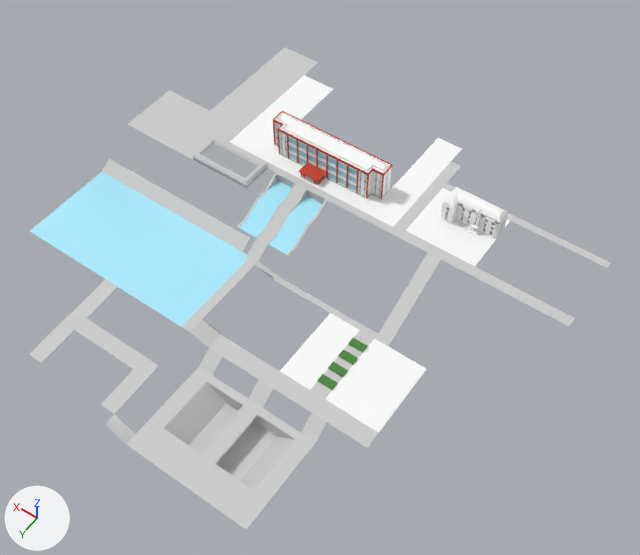
The FBX model Assets/Models/map.fbx: old version first, new version second.
The view is the same before and after, from a camera (50 mm lens) standing at (-55397.0, 73644.0, 95618.0) and looking at (-10259.0, 10452.0, -3684.0). Lighting does not change. The marker at lower left points along +X, +Y and +Z. Where no turn or scale is listed for an object, it has been applied to the vertices. Vertices at the same position are counted once.

The first picture shows 'director_building', 'school_glass.001', 'school_walls', 'walkroad'.
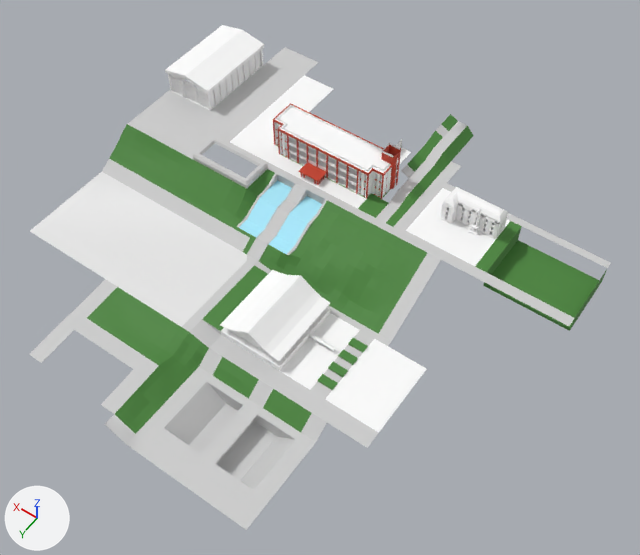
The newer file is also rescaled (x0.1) as a whole; pictures and numbers use the older file's frame.

Where the change shows, as pixel boxes [x1, y1, x2, y2] in the pictures (640 x 555 px; the box of a moved part takes in the faces that stretch with it):
'terrain', shown (green): after [87, 124, 607, 434]
'library', added: after [220, 270, 336, 371]
'school_walls', reshaped (15% wider, 9% taller): before [273, 111, 393, 199]; after [273, 103, 411, 199]
'gym', shown: after [165, 25, 264, 110]
'school_glass.001', hidden: before [276, 123, 387, 197]
'school_ground', shown: after [276, 125, 397, 196]
part 1 of me_walls_004, built on: before [274, 111, 393, 174]; after [273, 103, 411, 199]
part 2 of me_ground, built on: before [382, 138, 462, 212]; after [368, 114, 474, 227]
part 3 of me_ground, moved or reshaped: before [140, 280, 378, 519]; after [140, 313, 360, 519]
part 4 of me_ground, added: after [30, 172, 247, 327]
part 5 of me_ground, recoloured (white to green): [358, 194, 381, 214] in both
part 7 of me_grelha, moved or reshaped (not visible before): after [202, 265, 268, 331]
part 8 of me_grelha, moved or reshaped (not visible before): after [263, 389, 311, 432]
part 9 of me_grelha, moved or reshaped (not visible before): after [87, 287, 209, 434]
part 10 of me_grelha, moved or reshaped (not visible before): after [109, 124, 275, 254]
part 11 of me_grelha, moved or reshaped (not visible before): after [475, 221, 607, 331]
part 12 of me_grelha, moved or reshaped (not visible before): after [213, 200, 427, 399]

Diff of the bpy script that builds the scene:
```diff
--- a/Assets/Models/map.fbx.py
+++ b/Assets/Models/map.fbx.py
@@ me_ground @@
-me_ground.from_pydata(...)  # 305 vertices, 205 faces; spans x -43200.0..30720.0, y -24480.0..44640.0, z -10080.0..1200.0
+me_ground.from_pydata(...)  # 342 vertices, 229 faces; spans x -43200.0..30720.0, y -24480.0..44640.0, z -10080.0..2160.0
+# me_ground part 2: 2 vertices removed from x -15120.0..-10800.0, y -20400.0, z 0.0; 35 vertices added at x -15120.0..-10680.0, y -24000.0..-720.0, z 0.0..2160.0
+# me_ground part 3: 3 vertices moved from x -18247.0..-9607.0, y 31440.0..40080.0, z -10080.0 to x -18240.0..-9600.0, y 31440.0..40080.0, z -10080.0; 7 vertices removed from x -18247.0..-9607.0, y 13440.0..40080.0, z -7440.0..-5757.0; 10 vertices added at x -18240.0..-9600.0, y 13440.0..44640.0, z -7440.0..-5760.0
+# me_ground part 4: 1 vertex added at x 1380.0, y 27840.0, z -4800.0
+# me_ground part 5: 2 faces spanning x -10800.0..-9000.0, y -4320.0..-720.0, z 0.0 switch from mat_white (white #ffffff) to mat_terrain (green #488539)
 me_ground.materials.append(mat_fonte)
 me_ground.materials.append(mat_estrada)
+me_ground.materials.append(mat_dirt)  # white #e7e7e7
@@ me_walls_004 @@
-me_walls_004.from_pydata(...)  # 1325 vertices, 1211 faces; spans x -10800.0..9000.0, y -6720.0..-960.0, z 0.0..5280.0
+me_walls_004.from_pydata(...)  # 1656 vertices, 1518 faces; spans x -11040.0..9000.0, y -12360.0..-960.0, z 0.0..6840.0
+# me_walls_004 part 1: 4 vertices moved from x -10680.0..8880.0, y -6600.0..-6240.0, z 5040.0..5280.0 to x -10680.0..8880.0, y -8280.0..-6718.0, z 5040.0..5280.0; 45 vertices removed from x -10680.0..9000.0, y -6720.0..-3300.0, z 0.0..5280.0; 318 vertices added at x -11040.0..9000.0, y -12360.0..-3120.0, z 0.0..6840.0
 me_walls_004.materials.append(mat_white)
@@ me_walls_002 @@
 me_walls_002.from_pydata(...)  # 196 vertices, 49 faces; spans x -10620.0..8820.0, y -5738.0..-3300.0, z 0.0..4800.0
+# me_walls_002 part 6: the whole mesh is multiplied about the mesh origin by the matrix ((-0.5, 0.0, 0.0), (0.0, 0.0, 0.5), (0.0, 0.5, 0.0))
 me_walls_002.materials.append(mat_glass)
@@ me_grelha @@
-me_grelha.from_pydata(...)  # 542 vertices, 421 faces; spans x -15360.0..21600.0, y -3720.0..48.0, z -5760.0..21420.0
+me_grelha.from_pydata(...)  # 542 vertices, 421 faces; spans x -43200.0..30720.0, y -11520.0..42840.0, z -7440.0..96.0
+# me_grelha part 7: the loose piece of 36 vertices spanning x 360.0..2040.0, y -2504.0..-2326.0, z 6720.0..12600.0 is multiplied about the mesh origin by the matrix ((-2.0, 0.0, 0.0), (0.0, 0.0, 2.0), (0.0, 2.0, 0.0))
+# me_grelha part 8: the loose piece of 12 vertices spanning x 7564.0..10684.0, y -3720.0..-2880.0, z 13920.0..15120.0 is multiplied about the mesh origin by the matrix ((-2.0, 0.0, 0.0), (0.0, 0.0, 2.0), (0.0, 2.0, 0.0))
+# me_grelha part 9: the loose piece of 96 vertices spanning x -6360.0..2040.0, y -3720.0..-2399.0, z 13920.0..21420.0 is multiplied about the mesh origin by the matrix ((-2.0, 0.0, 0.0), (0.0, 0.0, 2.0), (0.0, 2.0, 0.0))
+# me_grelha part 10: the loose piece of 86 vertices spanning x -15360.0..-720.0, y -2400.0..48.0, z 240.0..6240.0 is multiplied about the mesh origin by the matrix ((-2.0, 0.0, 0.0), (0.0, 0.0, 2.0), (0.0, 2.0, 0.0))
+# me_grelha part 11: the loose piece of 120 vertices spanning x 14100.0..21600.0, y -1500.0..0.0, z -5760.0..-600.0 is multiplied about the mesh origin by the matrix ((-2.0, 0.0, 0.0), (0.0, 0.0, 2.0), (0.0, 2.0, 0.0))
+# me_grelha part 12: 192 of 542 vertices moved; they spanned x 360.0..10800.0, y -3720.0..0.0, z 240.0..15120.0 and now span x -21600.0..-720.0, y 480.0..30240.0, z -7440.0..0.0; mean shift (-18448.0, 9595.0, -7013.0); largest move (6360.0, -3720.0, 15120.0) -> (-12720.0, 30240.0, -7440.0)
 me_grelha.materials.append(mat_terrain)
@@ ob_gym @@
 ob_gym.location = (0.0, 0.0, 0.0)
-ob_gym.hide_viewport = True
@@ ob_school_ground @@
 ob_school_ground.location = (0.0, 0.0, 0.0)
-ob_school_ground.hide_viewport = True
@@ ob_school_glass_001 @@
 ob_school_glass_001.location = (0.0, 0.0, 0.0)
+ob_school_glass_001.hide_viewport = True
@@ ob_terrain @@
 ob_terrain.location = (0.0, 0.0, 0.0)
-ob_terrain.hide_viewport = True
@@ ob_library @@
+ob_library = bpy.data.objects.new('library', me_walls_001_1)  # 558 vertices, 419 faces; spans x -18360.0..-4080.0, y 13440.0..25200.0, z -5760.0..-960.0; in mat_white (white #ffffff)
+ob_library.location = (0.0, 0.0, 0.0)
```
